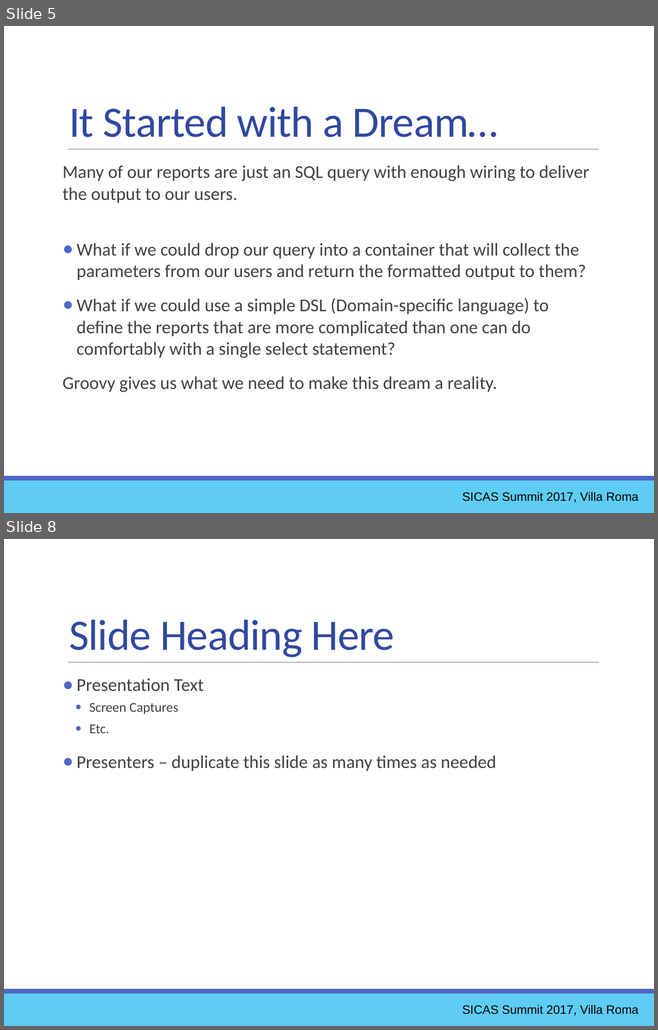
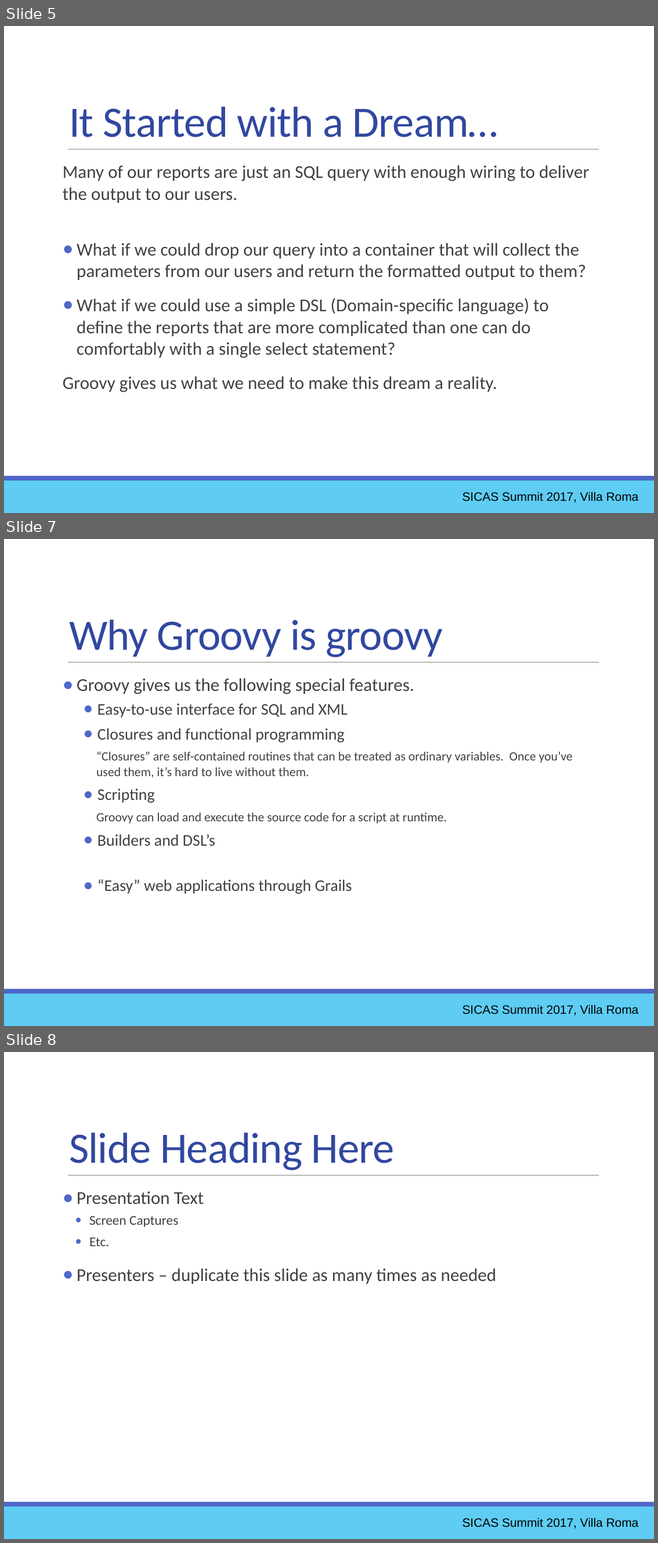
Before and after one commit to ewcole/simple_report, a slide deck: docs/SICAS_2017/Drop-InReportingWithGroovy.pptx. Shown one above the other, each under a label of ours: slides 5 and 8 before the commit, slides 5, 7 and 8 after it; the slides between them are not shown. The pictures are 658x1030 and 658x1543 pixels, drawn with LibreOffice and Linux fonts; fonts in the diff are those of the drawing. Boxes give left, top, right and bottom in pixels: in the first picture for what was removed or moved away, otherwise in the second. Text is boxed around its words. In the diff, an @@ line names an element or a change of style, - is before the commit and + after.

```diff
--- a/docs/SICAS_2017/Drop-InReportingWithGroovy.pptx
+++ b/docs/SICAS_2017/Drop-InReportingWithGroovy.pptx
@@ slide 7 added at (x1=4, y1=539, x2=654, y2=1026), background #FFFFFF; not listed: 3 template elements that a slide beside it also shows @@
@@ title added at (x1=69, y1=620, x2=442, y2=657), 48 pt, text #31489F @@
+Why Groovy is groovy
@@ text added at (x1=76, y1=678, x2=572, y2=894), 14 pt, text #404040 @@
+● Groovy gives us the following special features.
+  ● Easy-to-use interface for SQL and XML
+  ● Closures and functional programming
+    “Closures” are self-contained routines that can be treated as ordinary variables. Once you’ve used them, it’s hard to live without them.
+  ● Scripting
+    Groovy can load and execute the source code for a script at runtime.
+  ● Builders and DSL’s
+  ● “Easy” web applications through Grails
@@ text added at (x1=462, y1=1005, x2=639, y2=1016), 13.5 pt, text #000000 @@
+SICAS Summit 2017, Villa Roma
```
Also in this commit, not shown: 1 slide changed, 37 other slides added, 2 other files.
